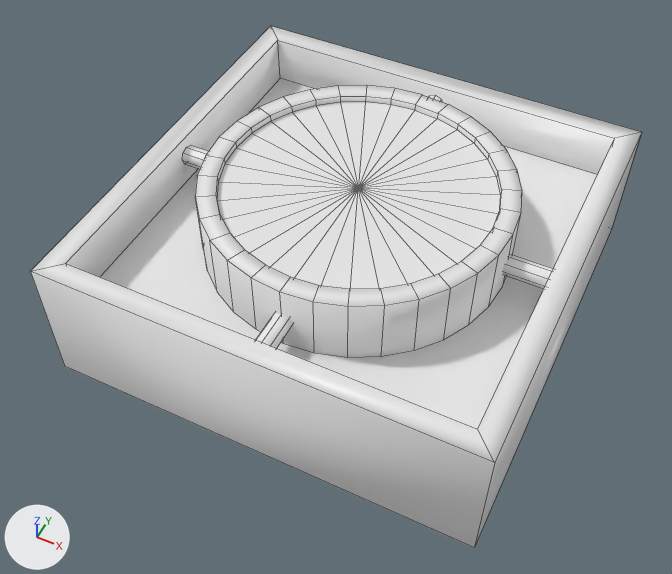
Two versions of the Blender file datas/meshes/switchbox.blend, one commit apart.
Both versions are drawn from a camera (50 mm lens) standing at (0.633, -1.376, 1.715) and looking at (-0.009, -0.092, 0.11). Every picture has the same lights, and +X, +Y and +Z are marked at lower left. Mesh edges are drawn as thin lines.

Objects in the first picture: '0-switchbox-box', '1-switchbox-frame', '2-switchbox-top', '3-switchtile-bottom'.
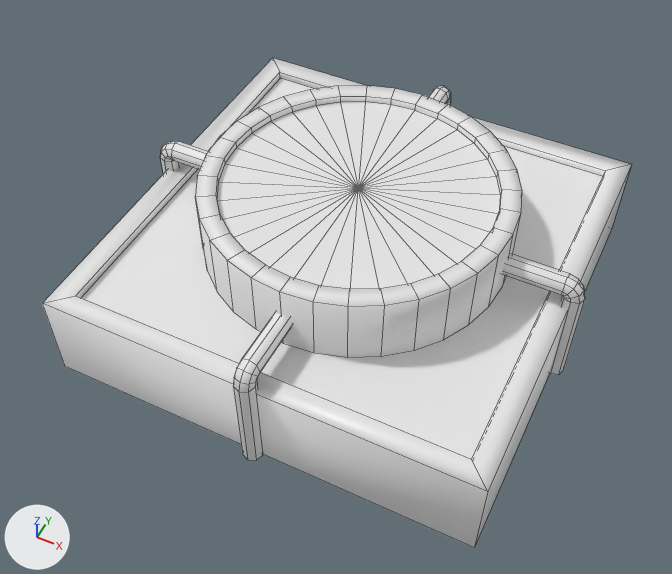
Changed parts and their boxes [x1, y1, x2, y2] in the pictures (672 x 574 px):
'0-switchbox-box', reshaped (6% shorter)
    before: [31, 26, 641, 548]
    after: [42, 58, 632, 548]
'1-switchbox-frame', reshaped (14% wider, 38% taller)
    before: [182, 85, 554, 357]
    after: [160, 85, 585, 460]
part 1 of me_circle, built on
    before: [182, 95, 554, 348]
    after: [160, 86, 585, 460]

Patch to the scene script:
```diff
--- a/datas/meshes/switchbox.blend.py
+++ b/datas/meshes/switchbox.blend.py
@@ me_circle @@
 # used by ob_1_switchbox_frame; location = (0.0, 0.0, 0.0)
-me_circle.from_pydata(...)  # 192 vertices, 128 faces; spans x -0.45..0.45, y -0.45..0.45, z 0.2..0.36
+me_circle.from_pydata(...)  # 320 vertices, 256 faces; spans x -0.526..0.526, y -0.526..0.526, z 0.0..0.36
+# me_circle part 1
+# 32 vertices are removed from x -0.45..0.45, y -0.45..0.45, z 0.247..0.293
+# 32 faces are deleted
+# 100 vertices are added at x -0.526..0.526, y -0.526..0.526, z 0.0..0.287
+# 8 new vertices lie (0.0, 0.15, 0.0) away from vertices in x -0.023..0.023, y 0.33, z 0.247..0.293
+# 8 new vertices lie (-0.15, 0.0, 0.0) away from vertices in x -0.33, y -0.023..0.023, z 0.247..0.293
+# 8 new vertices lie (0.0, -0.15, 0.0) away from vertices in x -0.023..0.023, y -0.33, z 0.247..0.293
+# 8 new vertices lie (0.15, 0.0, 0.0) away from vertices in x 0.33, y -0.023..0.023, z 0.247..0.293
+# 28 new vertices lie (0.0, 0.0, 0.247) away from vertices in x -0.526..0.526, y -0.526..0.526, z 0.0
+# 160 new faces join them
@@ me_cube @@
 me_cube.from_pydata(...)  # 16 vertices, 12 faces; spans x -0.5..0.5, y -0.5..0.5, z 0.0..0.32
 # used by ob_0_switchbox_box; location = (0.0, 0.0, 0.0)
 # before: 0 (0.5, 0.5, 0.32) at pixel (641, 132), 1 (0.5, -0.5, 0.32) at pixel (494, 462), 2 (-0.5, 0.5, 0.32) at pixel (270, 25), 3 (-0.5, -0.5, 0.32) at pixel (30, 271), 8 (-0.45, -0.45, 0.32) at pixel (65, 263)
 # before: 9 (-0.45, 0.45, 0.32) at pixel (277, 40), 10 (0.45, -0.45, 0.32) at pixel (477, 429), 11 (0.45, 0.45, 0.32) at pixel (614, 138)
+# me_cube part 2
+for i in [*range(0, 4), *range(8, 12)]: me_cube.vertices[i].co += Vector((0.0, 0.0, -0.1))
 me_cube.materials.append(mat_material)
```
